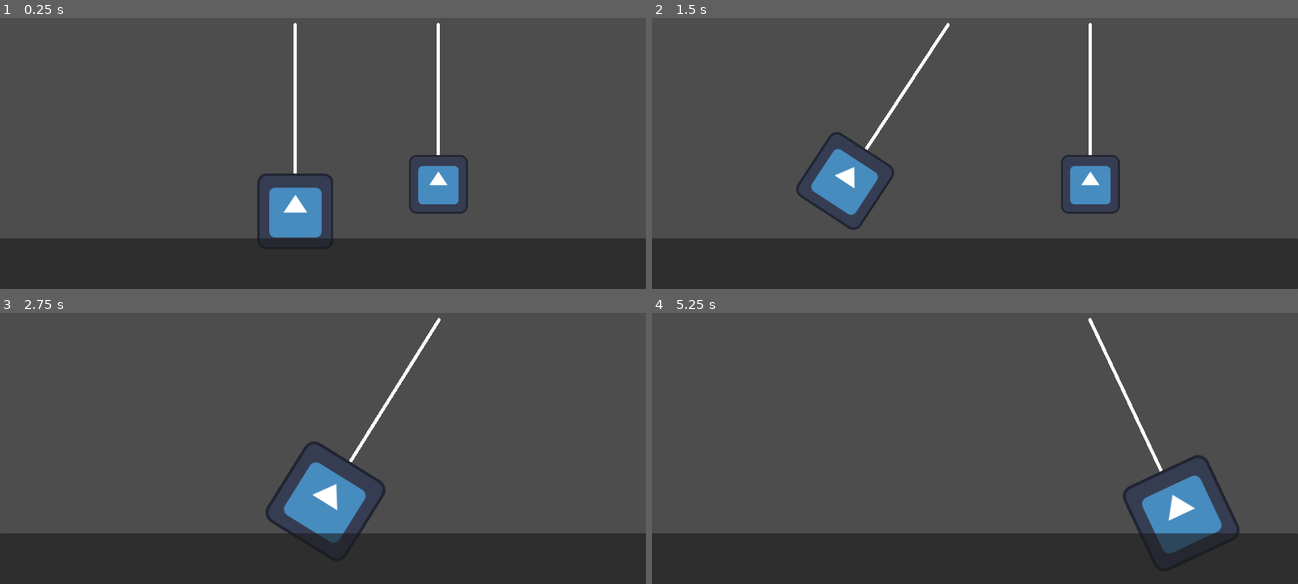
Above: before the commit, frames 1-4 (two rows, left to right).
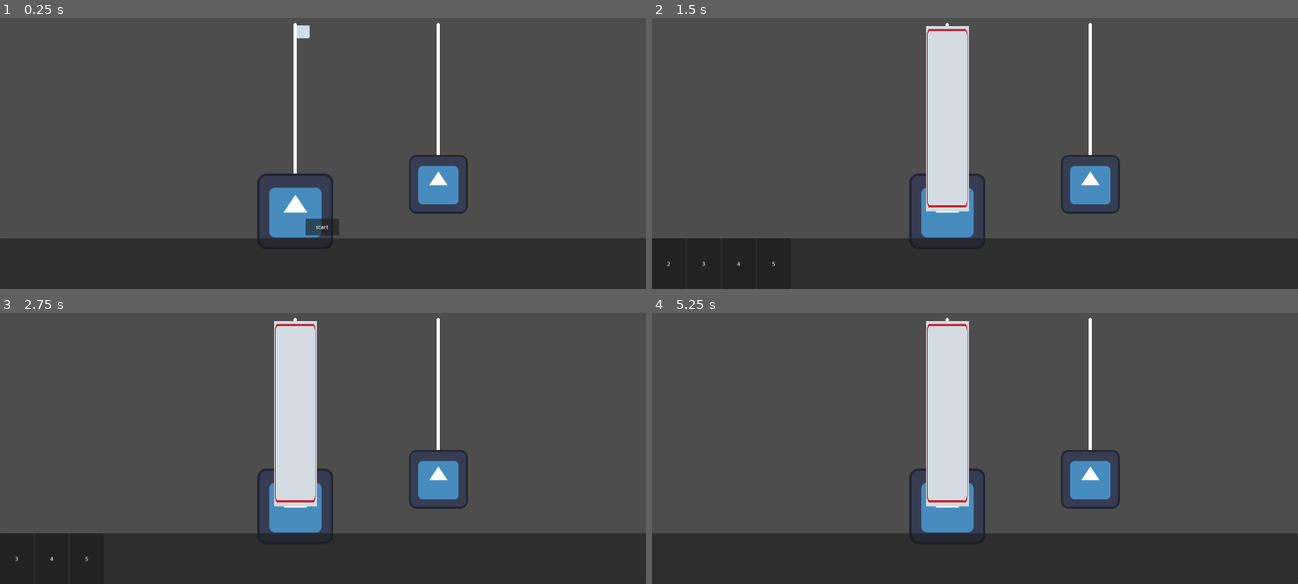
Above: after the commit, the same moments.

Repository: HEKEPOIU/gmtk_2024
Game: Godot game, scene res://scene/main.tscn
Two runs of this game, one before a commit and one after it. Both use one fixed random seed, a clock stepped at 60 frames per second and the inputs below. The engine's default icon, where the game draws it, is replaced by a stand-in: a white triangle on a blue panel in a dark square.
Inputs (mouse positions are in pixels of both pictures, inside the frame that each line leads up to):
- Up to frame 1 (0.25 s): no input
- Up to frame 2 (1.5 s): click (975, 226) at 0.5 s, where only the run after the commit has a clickable "start"; click (671, 264) at 1.25 s, where only the run after the commit has a clickable "1"
- Up to frame 3 (2.75 s): click (19, 559) at 2 s, where only the run after the commit has a clickable "2"
- Up to frame 4 (5.25 s): click (671, 559) at 2.75 s, where only the run after the commit has a clickable "3"; click (671, 559) at 3.5 s, where only the run after the commit has a clickable "4"; click (671, 559) at 4.25 s, where only the run after the commit has a clickable "5"; move the mouse to (1117, 386) at 5.02 s; hold Right from 5.03 s (still down); click (1117, 386) at 5.1 s

The runs differ from the first frame. In frame 1, 0.4% of the frame differs, in the area x 45-53%, y 2-81%; in frame 2, 7.9%; in frame 3, 8.5%; in frame 4, 10%, in the area x 39-91%, y 1-89%.

Commit message:
make circle choose on prelunium

Diff:
--- a/scene/main.tscn
+++ b/scene/main.tscn
@@ -1,9 +1,10 @@
-[gd_scene load_steps=5 format=3 uid="uid://bamth8f5h3hkf"]
+[gd_scene load_steps=6 format=3 uid="uid://bamth8f5h3hkf"]
 
 [ext_resource type="PackedScene" uid="uid://bkt1em0yb1dvt" path="res://scene/pendulum.tscn" id="1_ahh23"]
 [ext_resource type="Script" path="res://src/main.gd" id="1_gy4id"]
 [ext_resource type="Script" path="res://scene/camera_manager.gd" id="3_6fkyf"]
 [ext_resource type="PackedScene" uid="uid://mi0q0rdifude" path="res://scene/main_ui.tscn" id="3_6hq5n"]
+[ext_resource type="PackedScene" uid="uid://bmibyak3ptiqq" path="res://src/ui/card/border.tscn" id="5_o6d60"]
 
 [node name="main" type="Node"]
 script = ExtResource("1_gy4id")
@@ -29,6 +30,18 @@
 position = Vector2(965, 538)
 script = ExtResource("3_6fkyf")
 
+[node name="NinePatchRect" parent="." instance=ExtResource("5_o6d60")]
+anchors_preset = 5
+anchor_left = 0.5
+anchor_right = 0.5
+offset_left = -74.0
+offset_top = 291.0
+offset_right = -34.0
+offset_bottom = 331.0
+grow_horizontal = 2
+
 [node name="CanvasLayer" type="CanvasLayer" parent="."]
 
-[node name="Canvas" parent="CanvasLayer" instance=ExtResource("3_6hq5n")]
+[node name="Canvas" parent="CanvasLayer" node_paths=PackedStringArray("border", "test_pendulum") instance=ExtResource("3_6hq5n")]
+border = NodePath("../../NinePatchRect")
+test_pendulum = NodePath("../../Pendulum")
--- a/scene/main_ui.tscn
+++ b/scene/main_ui.tscn
@@ -13,7 +13,6 @@
 script = ExtResource("1_qae5q")
 
 [node name="StartUi" type="VBoxContainer" parent="."]
-visible = false
 layout_mode = 1
 anchors_preset = 7
 anchor_left = 0.5
@@ -47,6 +46,6 @@
 
 [node name="HBoxContainer" type="HBoxContainer" parent="PanelContainer"]
 layout_mode = 2
-size_flags_horizontal = 0
+alignment = 1
 
 [connection signal="button_up" from="StartUi/Start" to="." method="_on_start_button_up"]
--- /dev/null
+++ b/src/ui/card/border.tscn
@@ -0,0 +1,10 @@
+[gd_scene load_steps=2 format=3 uid="uid://bmibyak3ptiqq"]
+
+[ext_resource type="Texture2D" uid="uid://0pn765066n12" path="res://border.png" id="1_xsrqk"]
+
+[node name="NinePatchRect" type="NinePatchRect"]
+offset_left = -1.0
+offset_top = -3.0
+offset_right = 39.0
+offset_bottom = 37.0
+texture = ExtResource("1_xsrqk")
--- a/src/ui/card/card.gd
+++ b/src/ui/card/card.gd
@@ -3,9 +3,12 @@
 class_name Card
 
 
+@export var card_effect: Resource = preload("res://src/ui/card/inverse_speed_card.gd")
+signal on_card_click
+
 # Called when the node enters the scene tree for the first time.
 func _ready() -> void:
-	pass  # Replace with function body.
+	pass # Replace with function body.
 
 
 # Called every frame. 'delta' is the elapsed time since the previous frame.
@@ -14,5 +17,7 @@
 
 
 func _on_button_up() -> void:
+	on_card_click.emit()
 	UiHelper.disable(self)
-	pass  # Replace with function body.
+
+	pass # Replace with function body.
--- /dev/null
+++ b/src/ui/card/inverse_speed_card.gd
@@ -0,0 +1,4 @@
+extends Resource
+
+func on_trigger(target: Pendulum) -> void:
+	target.move_velocity *= -1
--- a/src/ui/ui_main.gd
+++ b/src/ui/ui_main.gd
@@ -3,9 +3,12 @@
 class_name UiMain
 
 var card := preload("res://scene/card.tscn")
+# var borderPrefab := preload("res://src/ui/card/border.tscn")
+@export var border: NinePatchRect
 
 @onready var startUi := get_node("StartUi")
 @onready var cardContainer := get_node("PanelContainer/HBoxContainer")
+@export var test_pendulum: Pendulum
 
 signal game_start
 
@@ -15,7 +18,7 @@
 	if cardContainer == null:
 		create_new_card_container()
 	print(card)
-	pass  # Replace with function body.
+	pass # Replace with function body.
 
 
 func create_new_card_container() -> void:
@@ -32,13 +35,36 @@
 
 
 func _refresh_card_state(list: PackedStringArray) -> void:
-	create_new_card_container()  # todo: here can just update text
+	create_new_card_container() # todo: here can just update text
 	for i in list:
 		var ins: Card = card.instantiate() as Card
 		ins.text = i
+		ins.on_card_click.connect(_on_card_click)
 		cardContainer.add_child(ins)
-	pass  # Replace with function body.
 
+	pass # Replace with function body.
+
+func _on_card_click() -> void:
+	print("card click")
+	var arr := _get_pendulum_info_array()
+	for p: Pendulum in arr:
+		var position: Vector2 = p.position
+		var length: float = p.length # p.get_length()
+		var width: float = (p.get_node("PendulumEndPoint/Sprite2D") as Sprite2D).texture.get_size().x # p.get_width()
+		# var border := borderPrefab.instantiate()  # todo: use prefab
+		border.position = position - Vector2(width / 2, 0)
+		border.scale = Vector2(width / border.size.x, length / border.size.y)
+
+
+	# show choose box
+
+	pass
+
+
+func _get_pendulum_info_array() -> Array:
+	var arr := Array([], TYPE_OBJECT, "Node", Pendulum)
+	arr.append(test_pendulum)
+	return arr
 
 func _on_start_button_up() -> void:
 	create_new_card_container()
@@ -47,4 +73,4 @@
 	UiHelper.disable(startUi)
 
 	game_start.emit()
-	pass  # Replace with function body.
+	pass # Replace with function body.
Binary file added: border.png
Not shown, added: border.png.import
